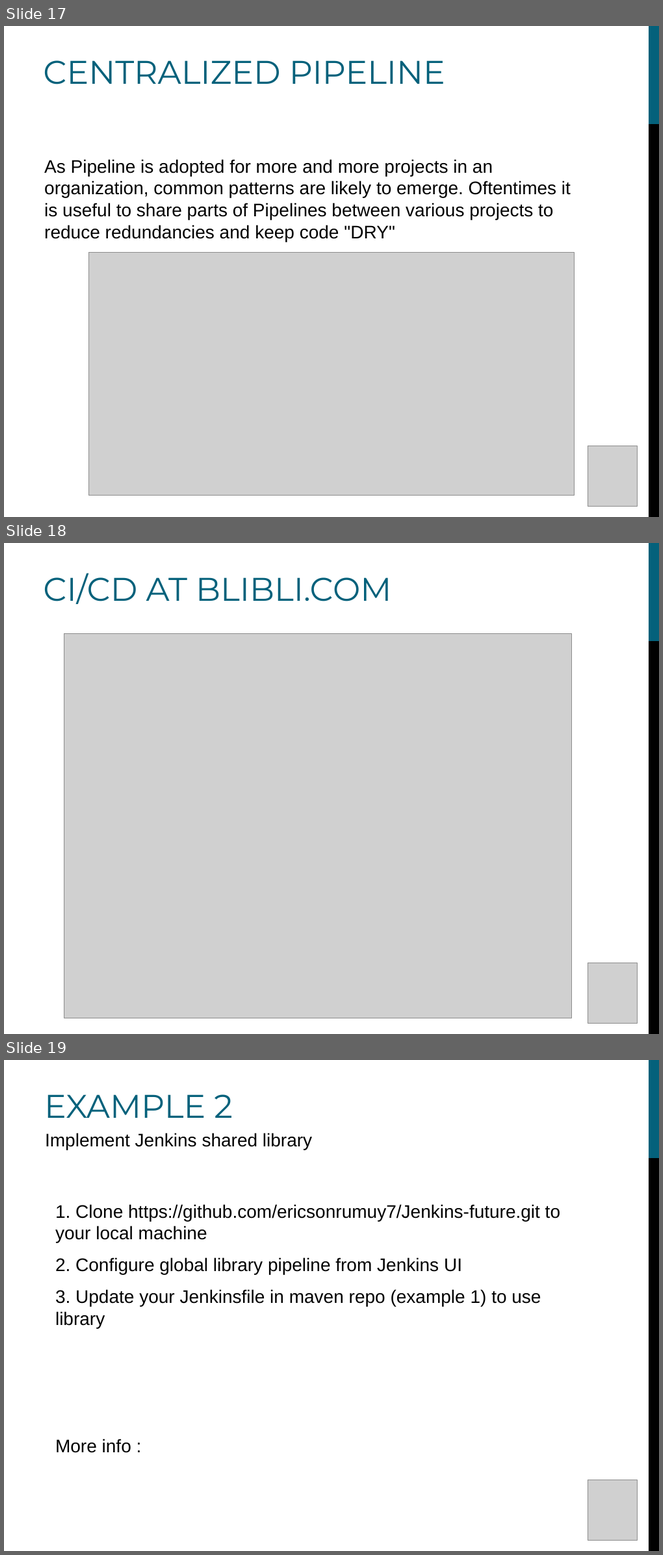
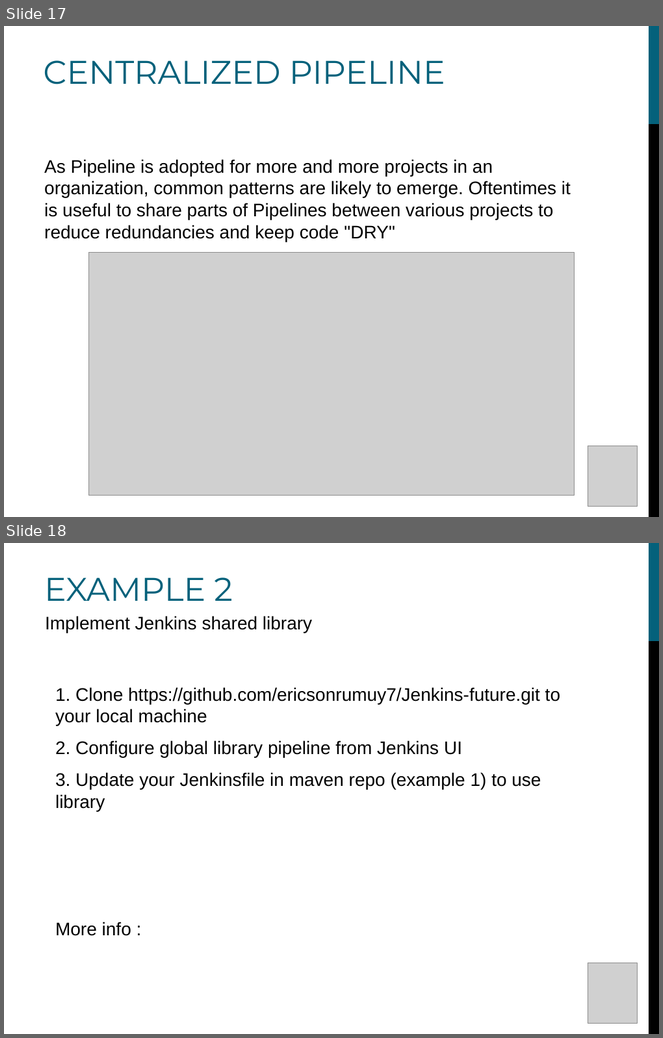
Before and after one commit to ericsonrumuy7/Jenkins-future, a slide deck: jenkins.ppt. Shown one above the other, each under a label of ours: slides 17, 18 and 19 before the commit, slides 17 and 18 after it. The pictures are 663x1555 and 663x1038 pixels, drawn with LibreOffice and Linux fonts; fonts in the diff are those of the drawing; grey boxes stand for pictures; background and template pictures are left out. Boxes give left, top, right and bottom in pixels: in the first picture for what was removed or moved away, otherwise in the second. Text is boxed around its words. In the diff, an @@ line names an element or a change of style, - is before the commit and + after.

Commit message:
update ppt

```diff
--- a/jenkins.ppt
+++ b/jenkins.ppt
@@ slide 18 removed at (x1=4, y1=543, x2=659, y2=1034), background #FFFFFF; not listed: 2 template elements that a slide beside it also shows @@
@@ text removed at (x1=43, y1=573, x2=391, y2=604) @@
-CI/CD AT BLIBLI.COM
@@ picture removed at (x1=64, y1=633, x2=572, y2=1018) @@
@@ picture removed at (x1=588, y1=964, x2=638, y2=1024) @@
@@ what was slide 19 is now slide 18 @@
```
